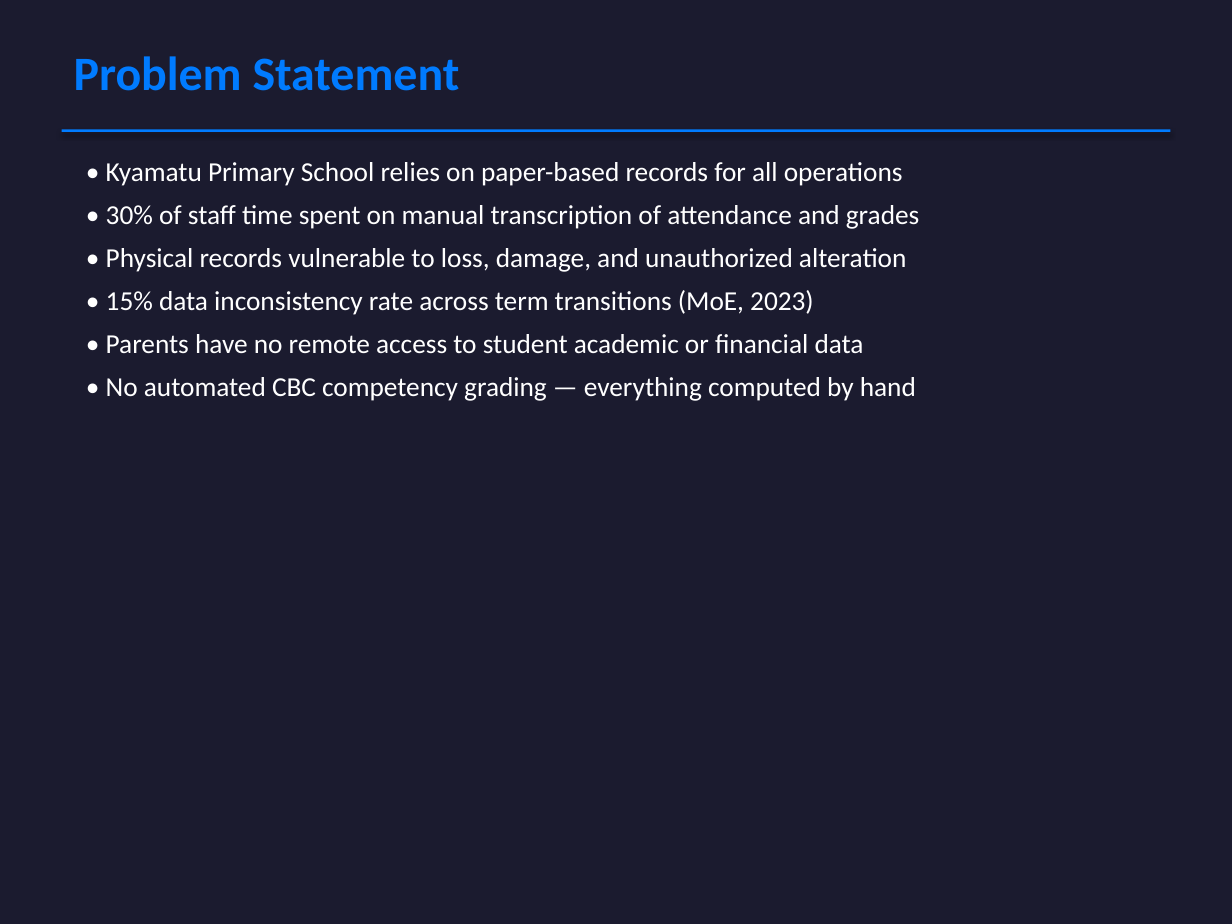
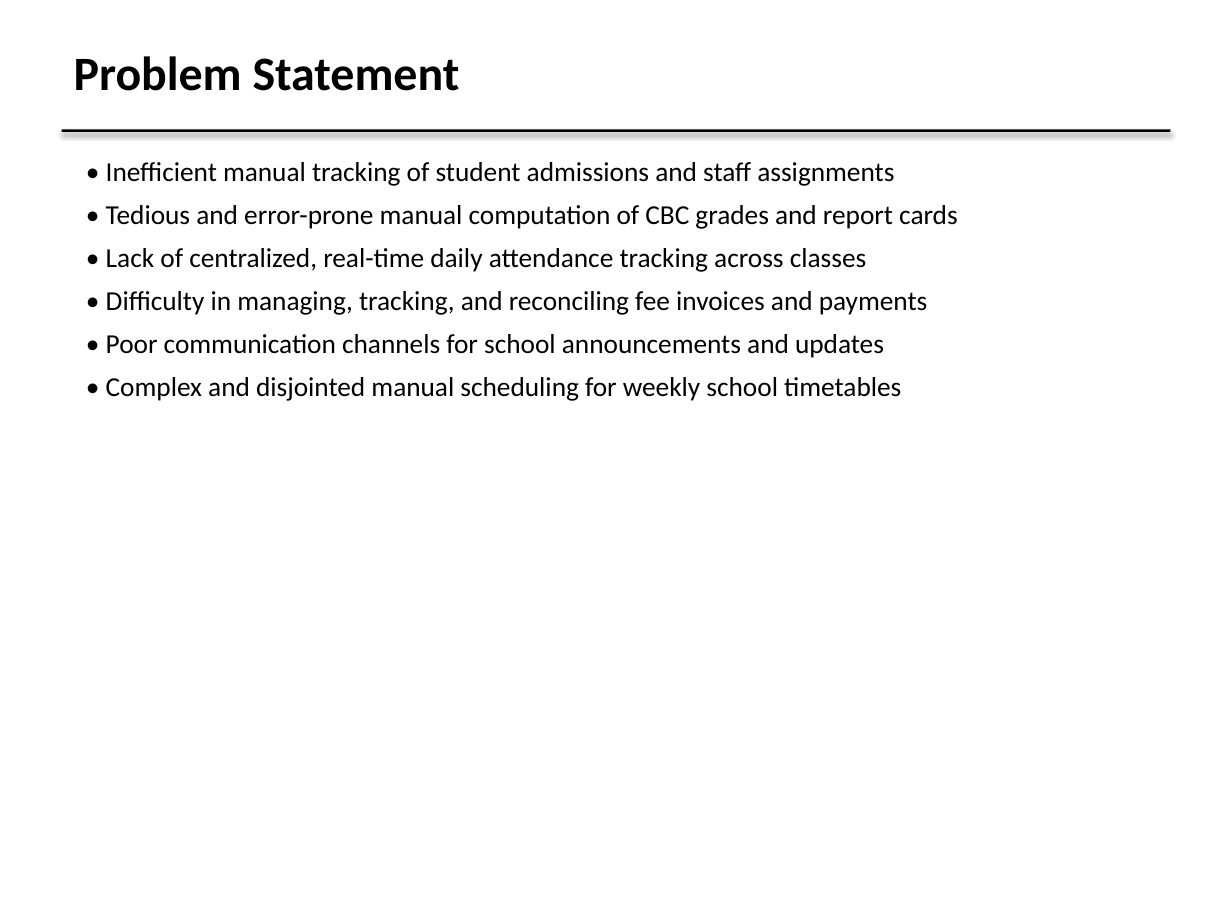
Before and after one commit to MuthamiM/KYAMATU-SMS, a slide deck: slide 2 of docs/8_Final_Presentation.pptx. Drawn at 1232x924 pixels with LibreOffice and Linux fonts; fonts in the diff are those of the drawing. Boxes give left, top, right and bottom in pixels: in the first picture for what was removed or moved away, otherwise in the second. Text is boxed around its words. In the diff, an @@ line names an element or a change of style, - is before the commit and + after.

Commit message:
feat: implement automated PPTX generation and add dashboard interface components

```diff
--- a/docs/8_Final_Presentation.pptx
+++ b/docs/8_Final_Presentation.pptx
@@ background #1B1B2F to #FFFFFF @@
@@ text "Problem Statement" at (74, 56, 460, 91): text colour #007BFF to #000000 @@
@@ rectangle at (62, 129, 1170, 132): fill #007BFF to #000000 @@
@@ text at (106, 162, 958, 401): text changed; text colour #FFFFFF to #000000 @@
-• Kyamatu Primary School relies on paper-based records for all operations
-• 30% of staff time spent on manual transcription of attendance and grades
-• Physical records vulnerable to loss, damage, and unauthorized alteration
-• 15% data inconsistency rate across term transitions (MoE, 2023)
-• Parents have no remote access to student academic or financial data
-• No automated CBC competency grading — everything computed by hand
+• Inefficient manual tracking of student admissions and staff assignments
+• Tedious and error-prone manual computation of CBC grades and report cards
+• Lack of centralized, real-time daily attendance tracking across classes
+• Difficulty in managing, tracking, and reconciling fee invoices and payments
+• Poor communication channels for school announcements and updates
+• Complex and disjointed manual scheduling for weekly school timetables
```
Also in this commit, not shown: 14 other slides changed, 3 other files.
